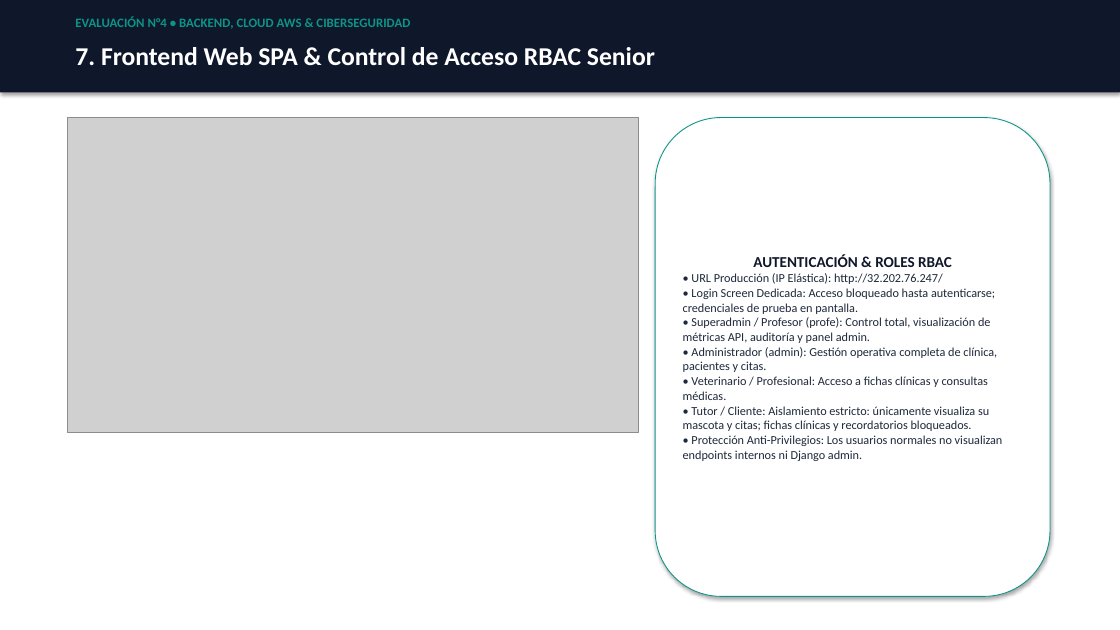
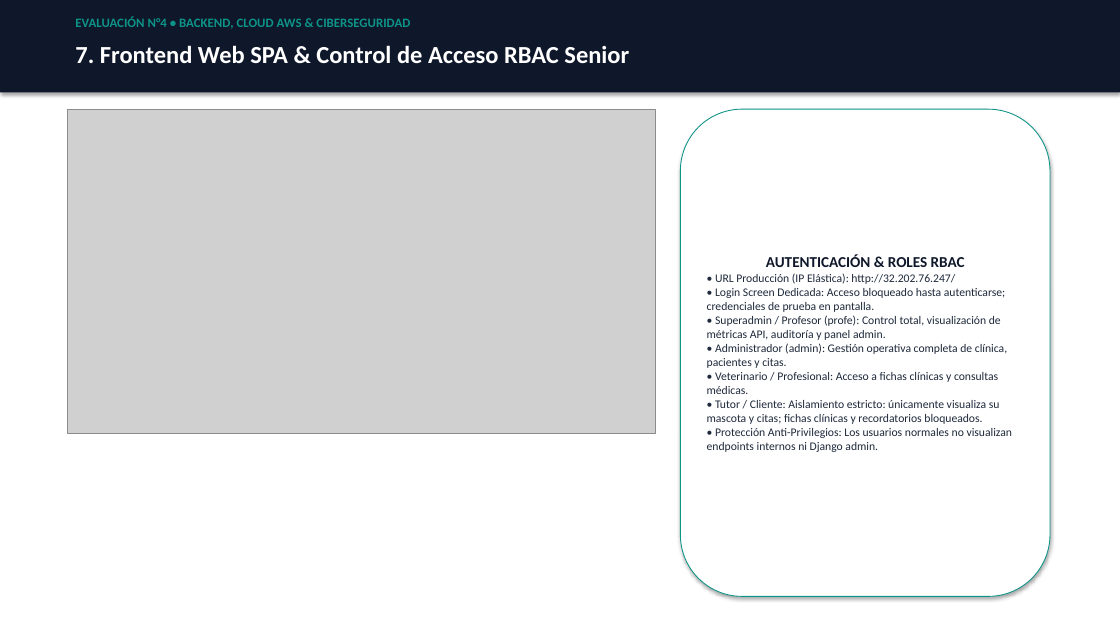
Before and after one commit to sebatmail/AWS-BACKEND-4, a slide deck: slide 8 of docs/PRESENTACION_EVALUACION_4_SEBASTIAN_TORRES.pptx. Drawn at 1120x630 pixels with LibreOffice and Linux fonts; fonts in the diff are those of the drawing; grey boxes stand for pictures. Boxes give left, top, right and bottom in pixels: in the first picture for what was removed or moved away, otherwise in the second. Text is boxed around its words. In the diff, an @@ line names an element or a change of style, - is before the commit and + after.

Commit message:
docs: embed authentic SonarQube and OWASP ZAP screenshots in presentation and evidence docs

```diff
--- a/docs/PRESENTACION_EVALUACION_4_SEBASTIAN_TORRES.pptx
+++ b/docs/PRESENTACION_EVALUACION_4_SEBASTIAN_TORRES.pptx
@@ text "7. Frontend Web SPA & ..." at box(75, 45, 629, 63): size 22 to 21 pt @@
@@ picture: place and size @@
-picture at box(67, 118, 639, 433)
+picture at box(67, 109, 655, 434)
@@ rounded rectangle "AUTENTICACIÓN & ROLES RBAC": place and size @@
-rounded rectangle "AUTENTICACIÓN & ROLES RBAC" at box(655, 118, 1050, 597)
+rounded rectangle "AUTENTICACIÓN & ROLES RBAC" at box(681, 109, 1050, 597)
@@ text in rounded rectangle at box(707, 273, 1013, 452): size 10.5 to 10 pt @@
```
Also in this commit, not shown: 10 other slides changed, 4 slides added, 2 slides removed, 5 other files.
